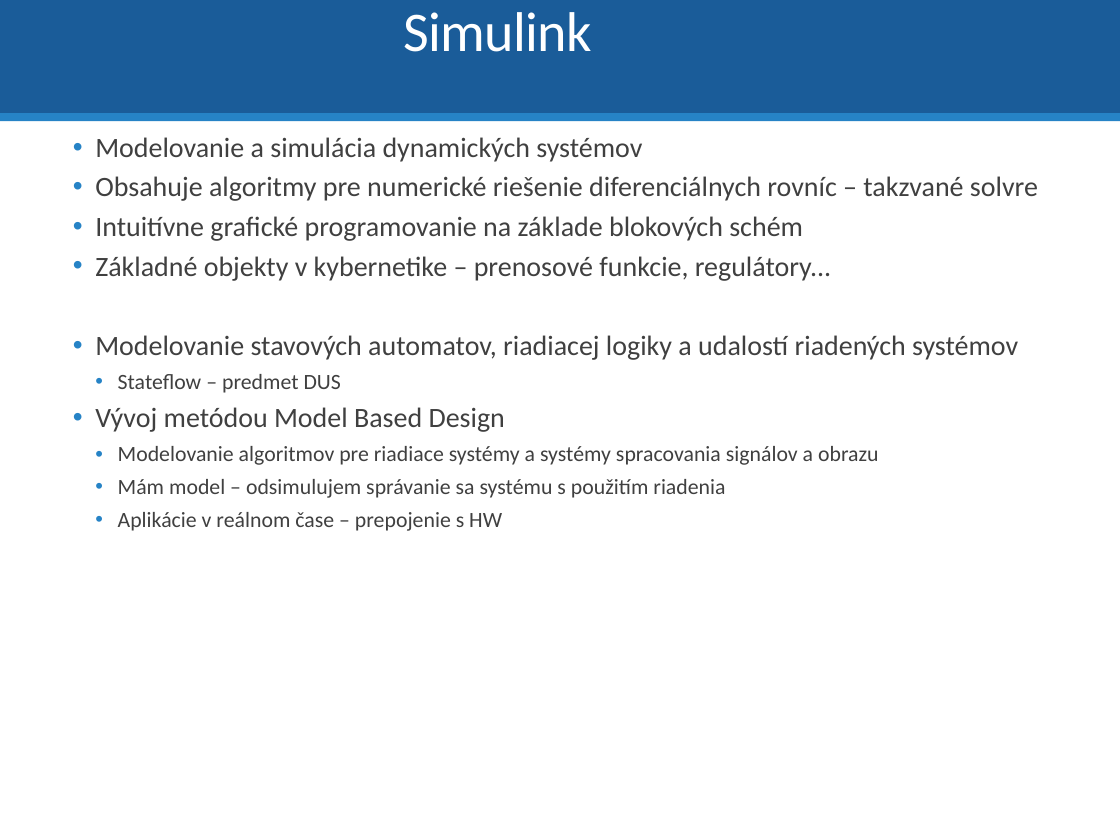
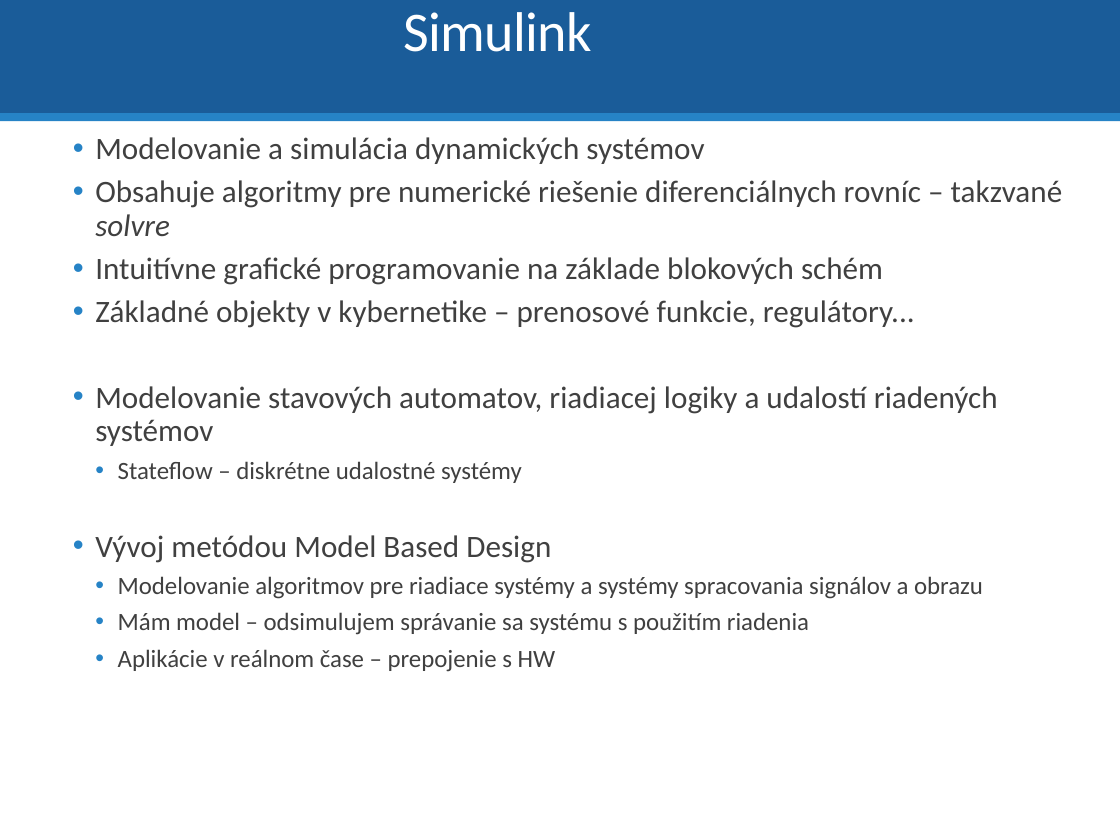
Before and after one commit to dodekm/TeamProjektKybernetika, a slide deck: slide 33 of Nove prednasky/P0_Opakovanie_Matlab_Simulink.pptx (slide 30 before the commit). Drawn at 1120x840 pixels with LibreOffice and Linux fonts; fonts in the diff are those of the drawing. Boxes give left, top, right and bottom in pixels: in the first picture for what was removed or moved away, otherwise in the second. Text is boxed around its words. In the diff, an @@ line names an element or a change of style, - is before the commit and + after.

```diff
--- a/Nove prednasky/P0_Opakovanie_Matlab_Simulink.pptx
+++ b/Nove prednasky/P0_Opakovanie_Matlab_Simulink.pptx
@@ text at <box>95,137,1063,672</box>: size 18 to 20 pt in "Modelovanie a simulácia dynamických systémov", "Obsahuje algoritmy pre numerické riešenie diferenciálnych ro ...", "Intuitívne grafické programovanie na základe blokových schém", "Základné objekty v kybernetike – prenosové funkcie, ..." and 2 more places; italic on in "solvre"; size 14 to 16 pt in "Modelovanie algoritmov pre riadiace systémy a systémy ...", "Mám model – odsimulujem správanie sa systému ...", "Aplikácie v reálnom čase – prepojenie s ..." @@
@@ text at <box>118,461,522,483</box>: text changed; size 14 to 16 pt @@
-    • Stateflow – predmet DUS
+    • Stateflow – diskrétne udalostné systémy
```
Also in this commit, not shown: 28 other slides changed, 8 slides added, 4 slides removed, 1 other file.
